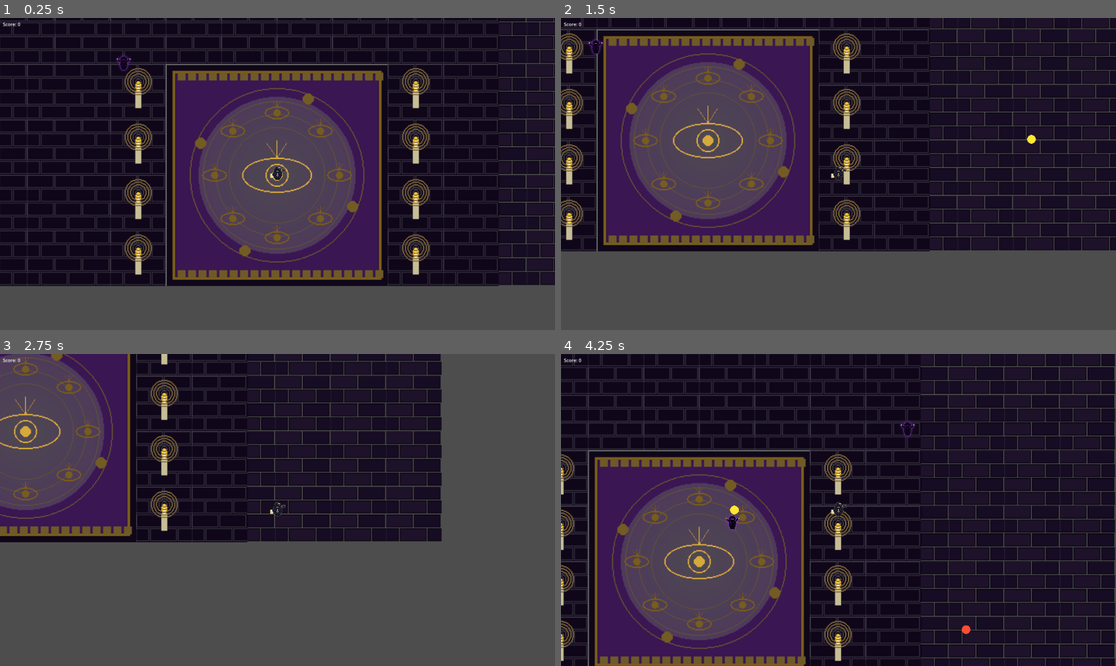
Above: before the commit, frames 1-4 (two rows, left to right).
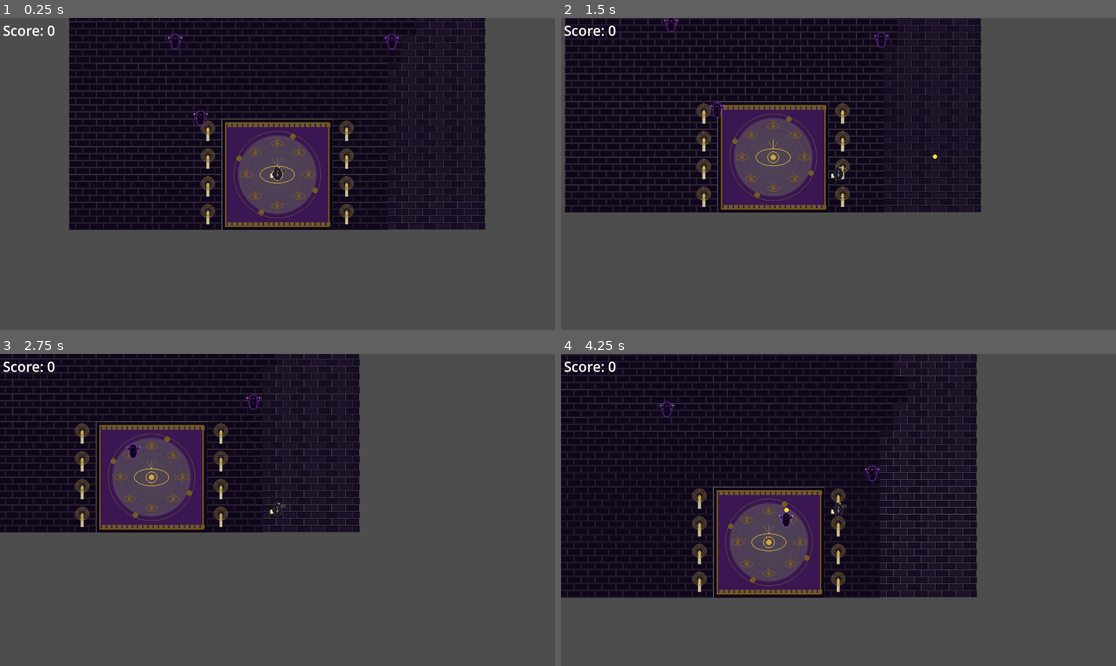
Above: after the commit, the same moments.

Repository: HMarchiori/Infiltrated
Game: Godot game, scene res://Game.tscn
Same seed, same stepped clock (60 frames per second), same inputs: the game is played once before the commit and once after it.
Inputs:
- Up to frame 1 (0.25 s): no input
- Up to frame 2 (1.5 s): tap Enter (ui_accept) at 0.5, 0.77 s; hold Right (ui_right) 0.53-1.28 s; hold Down (ui_down) from 1.28 s (still down)
- Up to frame 3 (2.75 s): tap Enter (ui_accept) at 1.52 s; release Down (ui_down) at 2.03 s; hold Right (ui_right) from 2.03 s (still down)
- Up to frame 4 (4.25 s): release Right (ui_right) at 2.78 s; hold Up (ui_up) 2.78-3.53 s; tap Enter (ui_accept) at 3.02, 3.77 s; hold Left (ui_left) from 3.53 s (still down)

The runs differ from the first frame. In frame 1, 56% of the frame differs, in the area x 0-100%, y 0-86%; in frame 2, 53%; in frame 3, 31%; in frame 4, 62%, in the area x 0-100%, y 0-100%.

Commit message:
adjustments to UI.

Diff:
--- a/infiltrated/Enemy.tscn
+++ b/infiltrated/Enemy.tscn
@@ -5,7 +5,7 @@
 [ext_resource type="Texture2D" path="res://Assets/03_chorus_cultist.png" id="3_entex"]
 
 [sub_resource type="RectangleShape2D" id="RectangleShape2D_enemy"]
-size = Vector2(20, 20)
+size = Vector2(40, 40)
 
 [node name="Enemy" type="CharacterBody2D" unique_id=1407316942]
 collision_layer = 4
@@ -15,7 +15,7 @@
 
 [node name="Sprite2D" type="Sprite2D" parent="." unique_id=1771241619]
 texture = ExtResource("3_entex")
-scale = Vector2(0.07, 0.07)
+scale = Vector2(0.14, 0.14)
 
 [node name="CollisionShape2D" type="CollisionShape2D" parent="." unique_id=1209608117]
 shape = SubResource("RectangleShape2D_enemy")
--- a/infiltrated/Game.tscn
+++ b/infiltrated/Game.tscn
@@ -3,6 +3,9 @@
 [ext_resource type="Script" uid="uid://cyocoimkt2wgy" path="res://Game.gd" id="1_gamescript"]
 [ext_resource type="PackedScene" uid="uid://djy0t2gsp56b1" path="res://Room.tscn" id="2_roomscene"]
 [ext_resource type="PackedScene" uid="uid://baeg0weytkeyi" path="res://Player.tscn" id="3_playerscene"]
+
+[sub_resource type="LabelSettings" id="LabelSettings_u44n3"]
+font_size = 48
 
 [node name="Game" type="Node2D" unique_id=2026175410]
 script = ExtResource("1_gamescript")
@@ -19,3 +22,4 @@
 offset_right = 600.0
 offset_bottom = 60.0
 text = "Score: 0"
+label_settings = SubResource("LabelSettings_u44n3")
--- a/infiltrated/Player.tscn
+++ b/infiltrated/Player.tscn
@@ -5,7 +5,7 @@
 [ext_resource type="Texture2D" uid="uid://8e7ylprcja0c" path="res://Assets/01_crane_reporter.png" id="3_pltex"]
 
 [sub_resource type="RectangleShape2D" id="RectangleShape2D_0rwas"]
-size = Vector2(30, 30)
+size = Vector2(60, 60)
 
 [sub_resource type="RectangleShape2D" id="RectangleShape2D_xhfnw"]
 
@@ -18,7 +18,7 @@
 shape = SubResource("RectangleShape2D_0rwas")
 
 [node name="Sprite" type="Sprite2D" parent="." unique_id=535591398]
-scale = Vector2(0.07, 0.07)
+scale = Vector2(0.14, 0.14)
 texture = ExtResource("3_pltex")
 
 [node name="Hitbox" type="Area2D" parent="." unique_id=342257951]
@@ -29,7 +29,7 @@
 shape = SubResource("RectangleShape2D_xhfnw")
 
 [node name="PlayerCamera" type="Camera2D" parent="." unique_id=1788755235]
-zoom = Vector2(3, 3)
+zoom = Vector2(1.5, 1.5)
 
 [node name="StatsComponent" type="Node" parent="." unique_id=87154125]
 metadata/HP = 20
